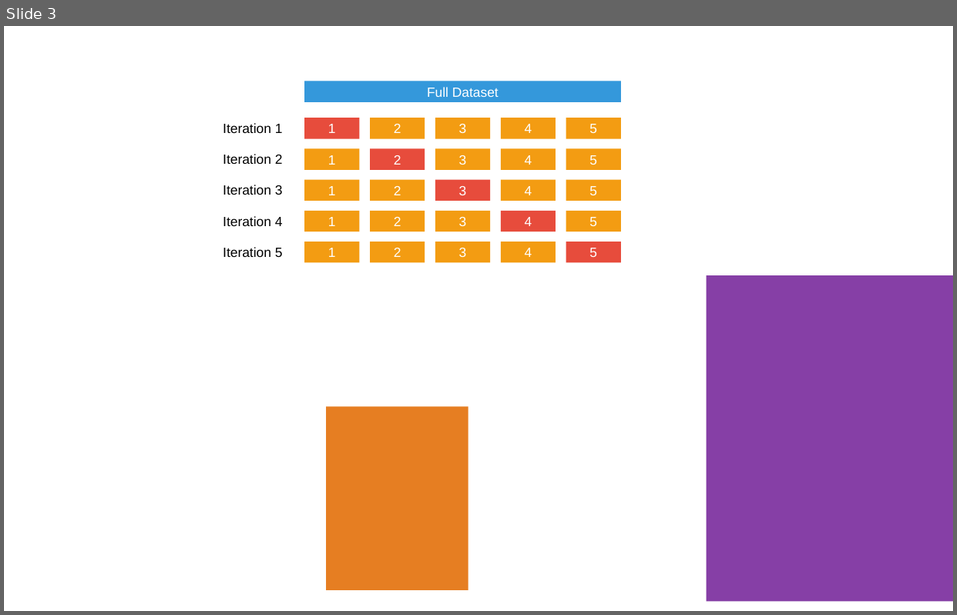
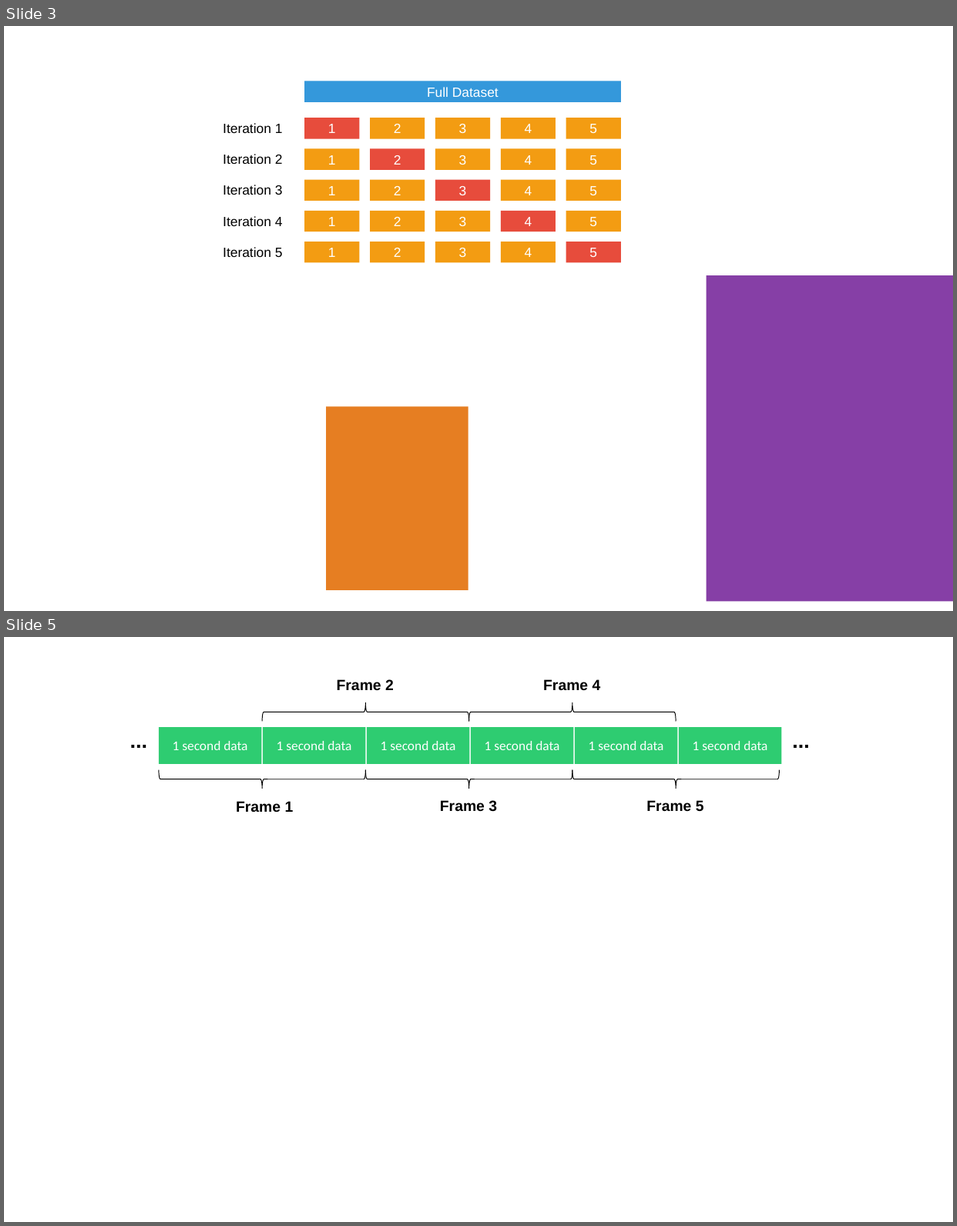
Before and after one commit to edocsss/RARSS, a slide deck: docs/documents/weekly_meeting/Diagrams.pptx. Shown one above the other, each under a label of ours: slide 3 before the commit, slides 3 and 5 after it; the slides between them are not shown. The pictures are 957x615 and 957x1226 pixels, drawn with LibreOffice and Linux fonts; fonts in the diff are those of the drawing. Boxes give left, top, right and bottom in pixels: in the first picture for what was removed or moved away, otherwise in the second. Text is boxed around its words. In the diff, an @@ line names an element or a change of style, - is before the commit and + after.

```diff
--- a/docs/documents/weekly_meeting/Diagrams.pptx
+++ b/docs/documents/weekly_meeting/Diagrams.pptx
@@ slide 5 added at (4,637,953,1222), background #FFFFFF @@
@@ text added at (337,679,394,690), 20 pt, text #000000, bold @@
+Frame 2
@@ text added at (543,679,601,691), 20 pt, text #000000, bold @@
+Frame 4
@@ right brace added at (262,702,469,722), outline #000000 1 pt @@
@@ right brace added at (469,702,675,722), outline #000000 1 pt @@
@@ text added at (125,725,153,756), 28 pt, text #000000, bold @@
+...
@@ rectangle added at (159,727,261,764), fill #2ECC71, 18 pt, text #FFFFFF @@
+1 second data
@@ rectangle added at (263,727,365,764), fill #2ECC71, 18 pt, text #FFFFFF @@
+1 second data
@@ rectangle added at (367,727,469,764), fill #2ECC71, 18 pt, text #FFFFFF @@
+1 second data
@@ rectangle added at (471,727,573,764), fill #2ECC71, 18 pt, text #FFFFFF @@
+1 second data
@@ rectangle added at (574,727,677,764), fill #2ECC71, 18 pt, text #FFFFFF @@
+1 second data
@@ rectangle added at (679,727,782,764), fill #2ECC71, 18 pt, text #FFFFFF @@
+1 second data
@@ text added at (786,725,815,756), 28 pt, text #000000, bold @@
+...
@@ right brace added at (159,769,365,788), outline #000000 1 pt @@
@@ right brace added at (366,769,572,788), outline #000000 1 pt @@
@@ right brace added at (572,769,779,788), outline #000000 1 pt @@
@@ text added at (236,801,294,813), 20 pt, text #000000, bold @@
+Frame 1
@@ text added at (440,800,497,812), 20 pt, text #000000, bold @@
+Frame 3
@@ text added at (646,800,704,811), 20 pt, text #000000, bold @@
+Frame 5
```
Also in this commit, not shown: 2 other slides added.
